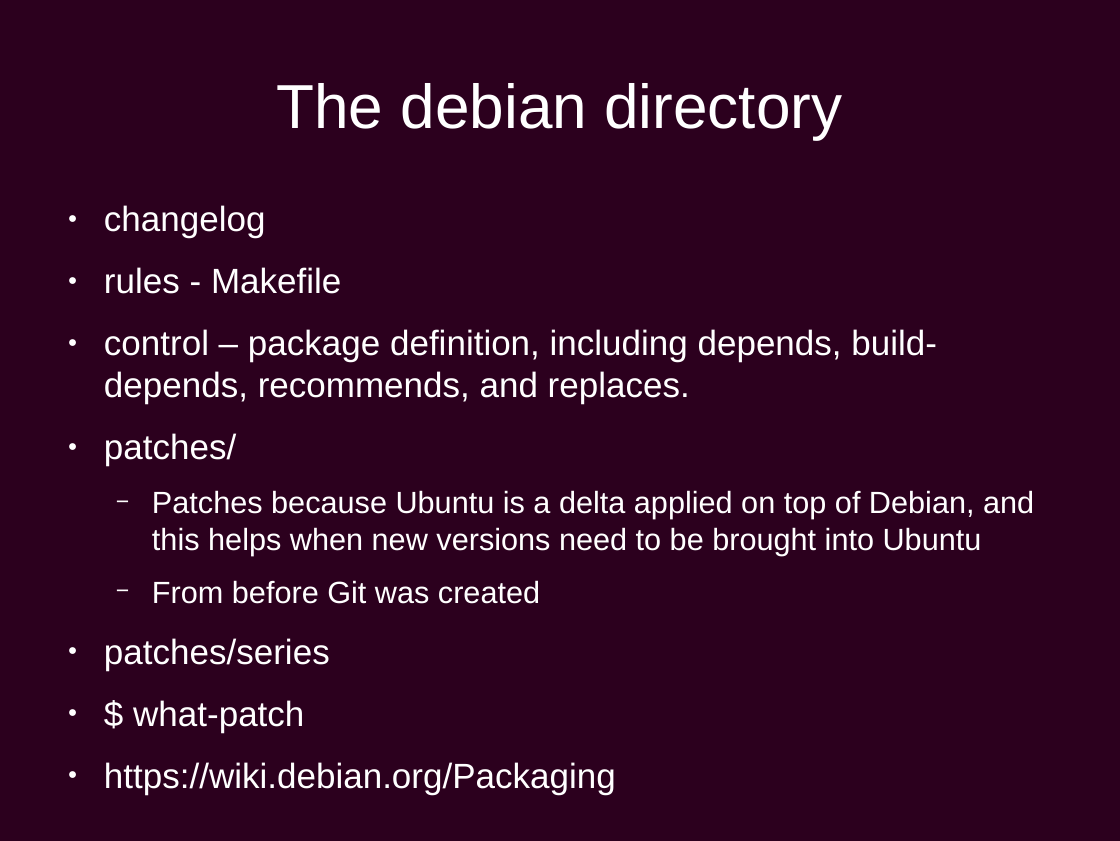
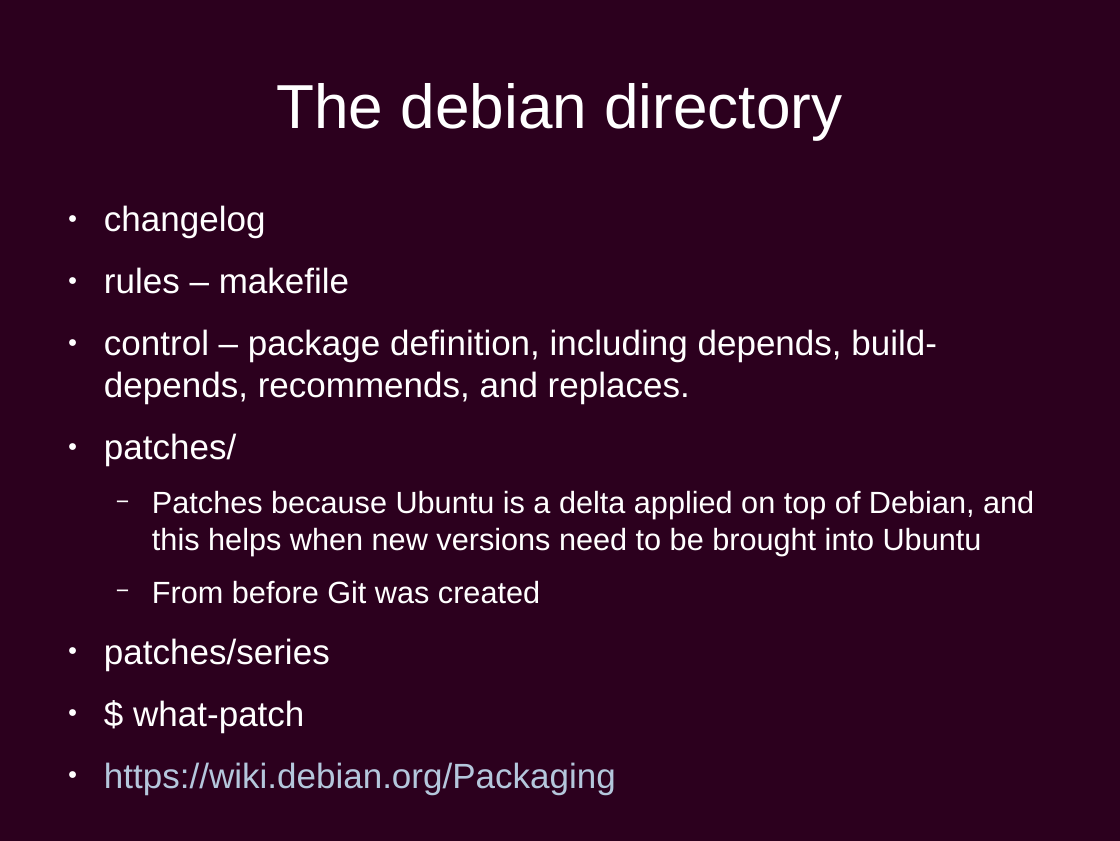
Before and after one commit to chiluk/presentations, a slide deck: slide 17 of Ubuntu Development.odp. Drawn at 1120x841 pixels with LibreOffice and Linux fonts; fonts in the diff are those of the drawing; background and template pictures are left out. Boxes give left, top, right and bottom in pixels: in the first picture for what was removed or moved away, otherwise in the second. Text is boxed around its words. In the diff, an @@ line names an element or a change of style, - is before the commit and + after.

```diff
--- a/Ubuntu Development.odp
+++ b/Ubuntu Development.odp
@@ text at bbox=[104, 267, 349, 294]: text changed @@
-● rules - Makefile
+● rules – makefile
@@ text at bbox=[104, 762, 616, 795]: text colour #FFFFFF to #B4C7DC in "https://wiki.debian.org/Packaging" @@
```
Also in this commit, not shown: 20 other slides changed, 1 other file.
